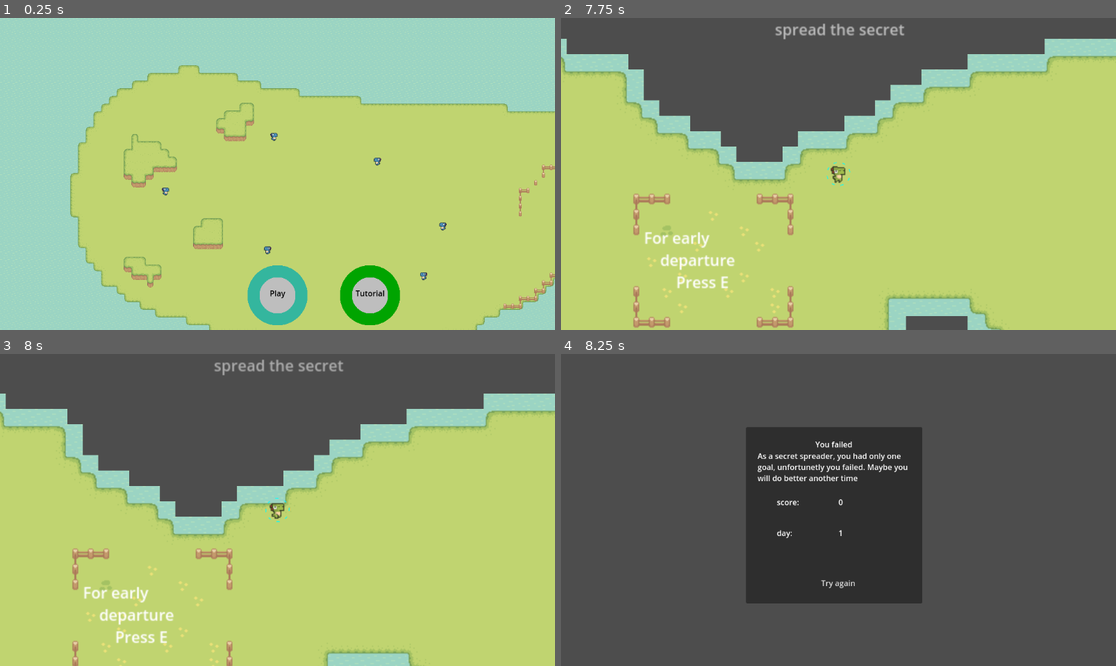
Above: before the commit, frames 1-4 (two rows, left to right).
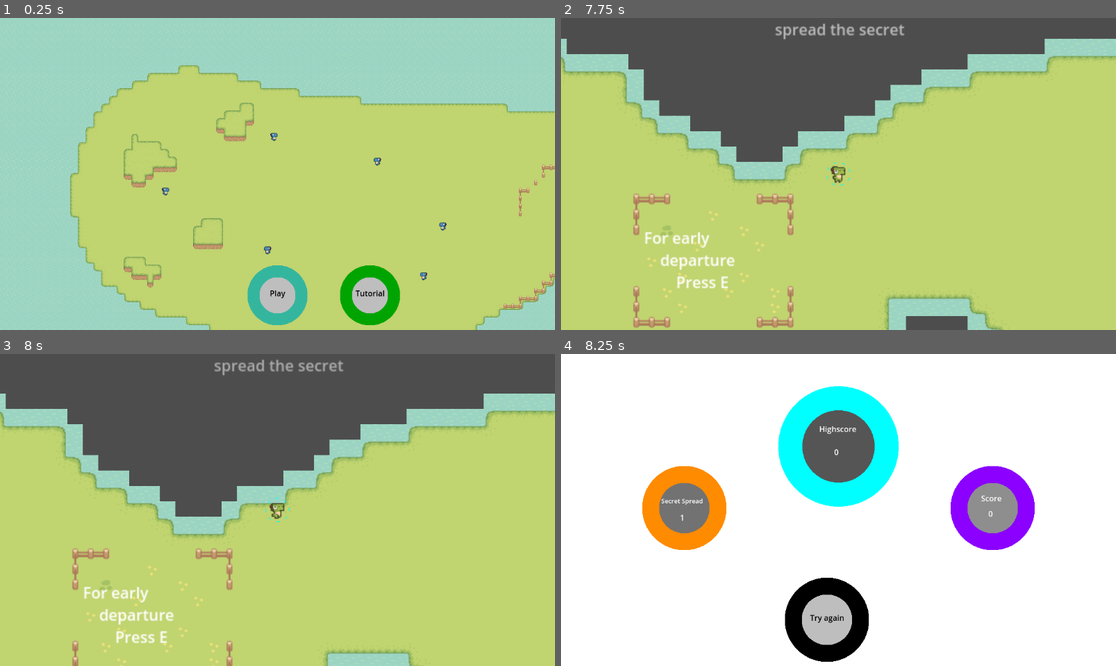
Above: after the commit, the same moments.

Repository: sentinelle28/Secret-Spreader
Game: Godot game, scene res://level/mainmenu/mainmenu.tscn
The game is run twice, just before and just after one commit, with the same random seed, the same clock (stepped at 60 frames per second) and the same inputs.
Inputs (mouse positions are in pixels of both pictures, inside the frame that each line leads up to):
- Up to frame 1 (0.25 s): no input
- Up to frame 2 (7.75 s): click (838, 295) at 0.52 s; hold Right (ui_right) 1.28-2.03 s; tap E (interact) at 1.35, 2.75, 2.85, 3.5, 4.25, 4.35, 5, 5.75, 5.85, 6.5, 7.35 s; hold Down (ui_down) 2.03-2.78 s; tap Shift (run) every 1.5 s from 2.1 to 6.6 s; hold Right (ui_right) 2.78-3.53 s; hold Up (ui_up) 3.53-4.28 s; hold Left (ui_left) 4.28-5.78 s; tap ` (Cheat) at 4.9 s; hold Down (ui_down) 5.78-6.53 s; hold Right (ui_right) 6.53-7.28 s; hold Up (ui_up) from 7.28 s (still down)
- Up to frame 3 (8 s): keep holding Up (ui_up)
- Up to frame 4 (8.25 s): release Up (ui_up) at 8.03 s; hold Right (ui_right) from 8.03 s (still down); tap Shift (run) at 8.1 s

Frames 1-3 are identical in both runs. In frame 4, 99% of the frame differs, in the area x 0-100%, y 0-100%.

Commit message:
refined shop and death menu

Diff:
--- a/autoload/player_stats/Player_Stats.gd
+++ b/autoload/player_stats/Player_Stats.gd
@@ -8,6 +8,7 @@
 @export var secret_mult:float = 1
 @export var better_goofy_men:int = 10
 
+var did_cheat:bool = false
 
 func _reset()->void:
 	base_speed = 200
--- a/autoload/score/Score.gd
+++ b/autoload/score/Score.gd
@@ -1,5 +1,6 @@
 extends Node
 
+var highscore:int = 0
 var total_score:int = 0
 var current_score:int = 0
 var score_to_beat:int = 50
@@ -36,6 +37,9 @@
 
 
 func _reset_round()->void:
+	if total_score > highscore:
+		highscore = total_score
+
 	_reset()
 	PlayerStats._reset()
 	Upgrade._reset()
--- a/component/character/player/player.gd
+++ b/component/character/player/player.gd
@@ -54,6 +54,7 @@
 func _cheat():
 	if Input.is_action_just_pressed("Cheat"):
 		CheatInput._consol()
+		PlayerStats.did_cheat = true
 
 func _draw() -> void:
 	for i in range(0,361,15):
--- /dev/null
+++ b/component/menu/circle_label.gd
@@ -0,0 +1,11 @@
+@tool
+extends Node2D
+
+@export var background_color:Color
+@export var color:Color
+@export var radius:int = 10
+
+# Called when the node enters the scene tree for the first time.
+func _draw() -> void:
+	draw_circle(Vector2.ZERO,radius,background_color,true)
+	draw_arc(Vector2.ZERO,radius,0,2*PI,1000,color,radius/2)
--- /dev/null
+++ b/component/menu/circle_label.tscn
@@ -0,0 +1,6 @@
+[gd_scene load_steps=2 format=3 uid="uid://bsbe5rdle4qfv"]
+
+[ext_resource type="Script" path="res://component/menu/circle_label.gd" id="1_apswv"]
+
+[node name="circle_label" type="Node2D"]
+script = ExtResource("1_apswv")
--- a/component/menu/death_screen.gd
+++ b/component/menu/death_screen.gd
@@ -4,10 +4,8 @@
 # Called when the node enters the scene tree for the first time.
 func _ready() -> void:
 	$Failure.play()
-	$Panel/score.text = str(Score.total_score)
-	$Panel/day.text = str(Score.current_level)
-
-
-func _on_button_pressed() -> void:
-	Score._reset_round()
-	SceneTransition._change_scene("res://level/gameplayscene/gameplayscene.tscn")
+	$circle_label2/Label2.text = str(Score.total_score)
+	$circle_label/Label2.text = str(Score.current_level)
+	$circle_label3/Label2.text = str(Score.highscore)
+	if not PlayerStats.did_cheat:
+		$circle_label4.hide()
--- a/component/menu/death_screen.tscn
+++ b/component/menu/death_screen.tscn
@@ -1,7 +1,14 @@
-[gd_scene load_steps=3 format=3 uid="uid://cl6nuo6n7adgb"]
+[gd_scene load_steps=7 format=3 uid="uid://cl6nuo6n7adgb"]
 
 [ext_resource type="Script" path="res://component/menu/death_screen.gd" id="1_4pekl"]
 [ext_resource type="AudioStream" uid="uid://c8qrtduuo2qjo" path="res://asset/music/failure.tres" id="2_xib8q"]
+[ext_resource type="PackedScene" uid="uid://dygdf3yww1x7m" path="res://component/menu/button.tscn" id="3_1gk2f"]
+[ext_resource type="PackedScene" uid="uid://bsbe5rdle4qfv" path="res://component/menu/circle_label.tscn" id="4_naqtl"]
+
+[sub_resource type="LabelSettings" id="LabelSettings_tsaui"]
+font_size = 13
+
+[sub_resource type="LabelSettings" id="LabelSettings_wybtr"]
 
 [node name="death_screen" type="Control"]
 layout_mode = 3
@@ -16,68 +23,90 @@
 position = Vector2(545, 395)
 stream = ExtResource("2_xib8q")
 
-[node name="Panel" type="Panel" parent="."]
+[node name="ColorRect" type="ColorRect" parent="."]
+z_index = -100
 layout_mode = 0
-offset_left = 384.0
-offset_top = 152.0
-offset_right = 750.0
-offset_bottom = 518.0
+offset_right = 1152.0
+offset_bottom = 672.0
 
-[node name="Label" type="Label" parent="Panel"]
-layout_mode = 0
-offset_left = 144.0
-offset_top = 24.0
-offset_right = 221.0
-offset_bottom = 47.0
-text = "You failed"
+[node name="Button" parent="." instance=ExtResource("3_1gk2f")]
+position = Vector2(552, 552)
+radius = 70
+text_label = "Try again"
+path = "res://level/gameplayscene/gameplayscene.tscn"
 
-[node name="Label3" type="Label" parent="Panel"]
-layout_mode = 0
-offset_left = 64.0
-offset_top = 144.0
-offset_right = 141.0
-offset_bottom = 167.0
-text = "score:"
+[node name="circle_label" parent="." instance=ExtResource("4_naqtl")]
+position = Vector2(256, 320)
+background_color = Color(0.446777, 0.446777, 0.446777, 1)
+color = Color(1, 0.545098, 0, 1)
+radius = 70
 
-[node name="score" type="Label" parent="Panel"]
-layout_mode = 0
-offset_left = 192.0
-offset_top = 144.0
-offset_right = 269.0
-offset_bottom = 167.0
-text = "score:"
+[node name="Label" type="Label" parent="circle_label"]
+offset_left = -48.0
+offset_top = -24.0
+offset_right = 64.0
+offset_bottom = -1.0
+text = "Secret Spread"
+label_settings = SubResource("LabelSettings_tsaui")
 
-[node name="Label4" type="Label" parent="Panel"]
-layout_mode = 0
-offset_left = 64.0
-offset_top = 208.0
-offset_right = 141.0
-offset_bottom = 231.0
-text = "day:"
+[node name="Label2" type="Label" parent="circle_label"]
+offset_left = -24.0
+offset_top = 8.0
+offset_right = 16.0
+offset_bottom = 31.0
+label_settings = SubResource("LabelSettings_wybtr")
+horizontal_alignment = 1
 
-[node name="day" type="Label" parent="Panel"]
-layout_mode = 0
-offset_left = 192.0
-offset_top = 208.0
-offset_right = 269.0
-offset_bottom = 231.0
-text = "day:"
+[node name="circle_label2" parent="." instance=ExtResource("4_naqtl")]
+position = Vector2(896, 320)
+background_color = Color(0.556953, 0.556953, 0.556953, 1)
+color = Color(0.545098, 0, 1, 1)
+radius = 70
 
-[node name="Label2" type="RichTextLabel" parent="Panel"]
-layout_mode = 0
-offset_left = 24.0
-offset_top = 48.0
-offset_right = 359.0
-offset_bottom = 144.0
-text = "As a secret spreader, you had only one goal, unfortunetly you failed. Maybe you will do better another time"
+[node name="Label" type="Label" parent="circle_label2"]
+offset_left = -24.0
+offset_top = -32.0
+offset_right = 16.0
+offset_bottom = -9.0
+text = "Score"
+horizontal_alignment = 1
 
-[node name="Button" type="Button" parent="Panel"]
-layout_mode = 0
-offset_left = 120.0
-offset_top = 304.0
-offset_right = 264.0
-offset_bottom = 344.0
-text = "Try again"
-flat = true
+[node name="Label2" type="Label" parent="circle_label2"]
+offset_left = -24.0
+offset_right = 16.0
+offset_bottom = 23.0
+horizontal_alignment = 1
 
-[connection signal="pressed" from="Panel/Button" to="." method="_on_button_pressed"]
+[node name="circle_label3" parent="." instance=ExtResource("4_naqtl")]
+position = Vector2(576, 192)
+background_color = Color(0.332881, 0.332881, 0.332881, 1)
+color = Color(0, 1, 1, 1)
+radius = 100
+
+[node name="Label" type="Label" parent="circle_label3"]
+offset_left = -40.0
+offset_top = -48.0
+offset_right = 38.0
+offset_bottom = -25.0
+text = "Highscore"
+horizontal_alignment = 1
+
+[node name="Label2" type="Label" parent="circle_label3"]
+offset_left = -24.0
+offset_right = 16.0
+offset_bottom = 23.0
+horizontal_alignment = 1
+
+[node name="circle_label4" parent="." instance=ExtResource("4_naqtl")]
+position = Vector2(120, 584)
+background_color = Color(0.408329, 0.408329, 0.408329, 1)
+color = Color(1, 0, 0, 1)
+radius = 50
+
+[node name="RichTextLabel" type="RichTextLabel" parent="circle_label4"]
+offset_left = -32.0
+offset_top = -24.0
+offset_right = 32.0
+offset_bottom = 24.0
+text = "Little
+Cheater"
--- a/component/menu/shop.tscn
+++ b/component/menu/shop.tscn
@@ -1,10 +1,13 @@
-[gd_scene load_steps=6 format=3 uid="uid://ugroy1anpfix"]
+[gd_scene load_steps=7 format=3 uid="uid://ugroy1anpfix"]
 
 [ext_resource type="Script" path="res://component/menu/shop.gd" id="1_2jo55"]
 [ext_resource type="PackedScene" uid="uid://bvj0gcxrtdjhc" path="res://component/upgrade/template_v2/circle.tscn" id="3_314o7"]
 [ext_resource type="AudioStream" uid="uid://bvkiyr7tcp328" path="res://asset/music/requierement_pas.tres" id="4_06rhb"]
-[ext_resource type="Texture2D" uid="uid://dofvdgx6re8ox" path="res://asset/score_related/spreadcoins.png" id="4_ypvh4"]
 [ext_resource type="PackedScene" uid="uid://dygdf3yww1x7m" path="res://component/menu/button.tscn" id="5_gv0jr"]
+[ext_resource type="PackedScene" uid="uid://bsbe5rdle4qfv" path="res://component/menu/circle_label.tscn" id="5_q83cj"]
+
+[sub_resource type="LabelSettings" id="LabelSettings_y4jfd"]
+font_color = Color(0, 0, 0, 1)
 
 [node name="shop" type="Control"]
 layout_mode = 3
@@ -17,27 +20,32 @@
 
 [node name="HBoxContainer" type="Node" parent="."]
 
+[node name="circle_label" parent="HBoxContainer" instance=ExtResource("5_q83cj")]
+z_index = -1
+position = Vector2(80, 72)
+background_color = Color(1, 1, 0, 1)
+radius = 50
+
 [node name="money_label" type="Label" parent="HBoxContainer"]
-offset_left = 80.0
-offset_top = 24.0
-offset_right = 110.0
-offset_bottom = 47.0
+z_index = 1
+offset_left = 64.0
+offset_top = 56.0
+offset_right = 94.0
+offset_bottom = 79.0
 text = "ddd"
-
-[node name="Sprite2D" type="Sprite2D" parent="HBoxContainer"]
-position = Vector2(33, 32)
-texture = ExtResource("4_ypvh4")
+label_settings = SubResource("LabelSettings_y4jfd")
+horizontal_alignment = 1
 
 [node name="Upgrade list" type="Node" parent="."]
 
 [node name="base_speed" parent="Upgrade list" instance=ExtResource("3_314o7")]
-position = Vector2(224, 160)
+position = Vector2(976, 384)
 color = Color(0, 1, 1, 1)
 radius = 50
 strenght = 10.0
 
 [node name="max_stamina" parent="Upgrade list" instance=ExtResource("3_314o7")]
-position = Vector2(416, 168)
+position = Vector2(544, 152)
 color = Color(0, 1, 0, 1)
 radius = 50
 strenght = 10.0
@@ -46,7 +54,7 @@
 text_label = "max stamina"
 
 [node name="stamina_regen" parent="Upgrade list" instance=ExtResource("3_314o7")]
-position = Vector2(608, 168)
+position = Vector2(760, 152)
 color = Color(0, 0.396078, 0, 1)
 radius = 50
 cost = 20
@@ -56,7 +64,7 @@
 text_label = "stamina regen"
 
 [node name="area_of_influence" parent="Upgrade list" instance=ExtResource("3_314o7")]
-position = Vector2(224, 352)
+position = Vector2(768, 384)
 color = Color(1, 1, 0, 1)
 radius = 50
 cost = 5
@@ -66,7 +74,7 @@
 text_label = "influence"
 
 [node name="stamina_mult" parent="Upgrade list" instance=ExtResource("3_314o7")]
-position = Vector2(416, 360)
+position = Vector2(552, 384)
 color = Color(1, 0.0862745, 1, 1)
 radius = 50
 cost = 15
@@ -76,7 +84,7 @@
 text_label = "stamina speed"
 
 [node name="secret_mult" parent="Upgrade list" instance=ExtResource("3_314o7")]
-position = Vector2(608, 360)
+position = Vector2(344, 280)
 color = Color(0.568627, 0, 1, 1)
 radius = 50
 cost = 100
@@ -86,7 +94,7 @@
 text_label = "secret mult"
 
 [node name="better_goofy_men" parent="Upgrade list" instance=ExtResource("3_314o7")]
-position = Vector2(888, 264)
+position = Vector2(976, 152)
 color = Color(0.990067, 0.752756, 0.814178, 1)
 radius = 50
 cost = 35
@@ -96,12 +104,18 @@
 text_label = "points"
 
 [node name="RequierementPas" type="AudioStreamPlayer2D" parent="."]
-position = Vector2(232, 184)
 stream = ExtResource("4_06rhb")
 bus = &"Sound effect"
 
 [node name="Button2" parent="." instance=ExtResource("5_gv0jr")]
-position = Vector2(512, 552)
+position = Vector2(88, 544)
 radius = 70
 text_label = "Next Secret"
 path = "res://level/gameplayscene/gameplayscene.tscn"
+
+[node name="ColorRect" type="ColorRect" parent="."]
+z_index = -100
+layout_mode = 0
+offset_right = 1152.0
+offset_bottom = 648.0
+metadata/_edit_lock_ = true
--- a/component/upgrade/template_v2/circle.gd
+++ b/component/upgrade/template_v2/circle.gd
@@ -27,6 +27,7 @@
 func _draw() -> void:
 	var end_angle:float = float(current_upgrade)/float(max_upgrade)*2*PI
 	draw_circle(Vector2.ZERO,radius,Color.GRAY,true)
+	#draw_arc(Vector2.ZERO,radius,0,2*PI,1000,Color.BLACK,radius/2)
 	draw_arc(Vector2.ZERO,radius,0,end_angle,1000,color,radius/2)
 
 func _upgrade():
